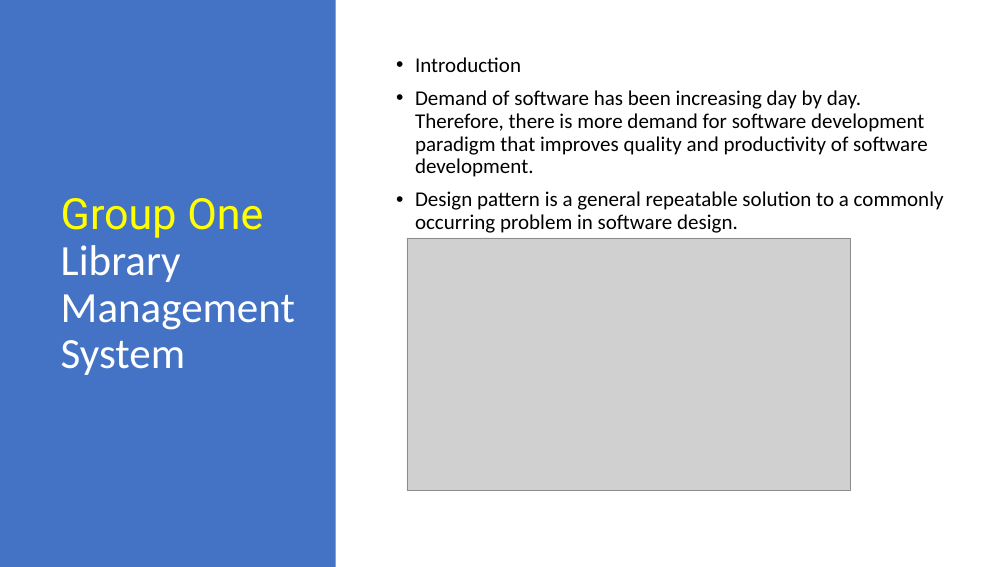
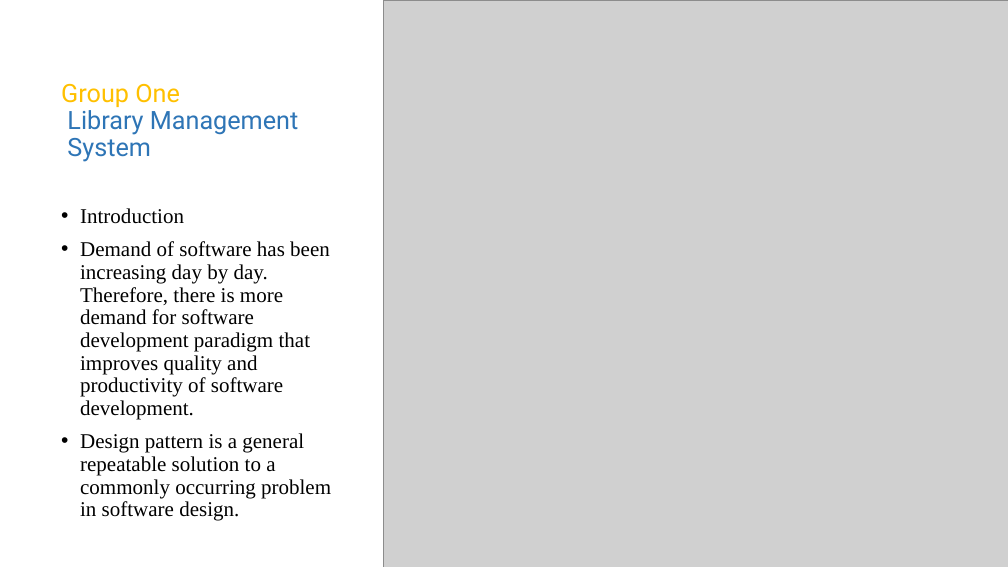
Before and after one commit to asdprojectlibrary/FrameworkLibraryProject, a slide deck: slide 2 of New Microsoft PowerPoint Presentation1.pptx (slide 1 before the commit). Drawn at 1008x567 pixels with LibreOffice and Linux fonts; fonts in the diff are those of the drawing; grey boxes stand for pictures. Boxes give left, top, right and bottom in pixels: in the first picture for what was removed or moved away, otherwise in the second. Text is boxed around its words. In the diff, an @@ line names an element or a change of style, - is before the commit and + after.

```diff
--- a/New Microsoft PowerPoint Presentation1.pptx
+++ b/New Microsoft PowerPoint Presentation1.pptx
@@ rectangle removed at (x1=0, y1=0, x2=336, y2=567) @@
@@ picture added at (x1=383, y1=0, x2=1008, y2=567) @@
@@ title "Group One Library Management System" at (x1=61, y1=84, x2=298, y2=162): size 41 to 24 pt; font Calibri to Roboto, text colour #FFFFFF to #2E75B6 in "Library Management System"; text colour #FFFF00 to #FFC000 in "Group One" @@
@@ text "Introduction" moved from (x1=415, y1=57, x2=944, y2=233) to (x1=80, y1=208, x2=331, y2=521) @@
@@ text "Introduction" at (x1=80, y1=208, x2=331, y2=521): font Calibri to Times New Roman; vertical alignment middle to top @@
@@ picture removed at (x1=407, y1=238, x2=850, y2=491) @@
```
Also in this commit, not shown: 5 other slides changed, 2 slides added, 2 slides removed.
